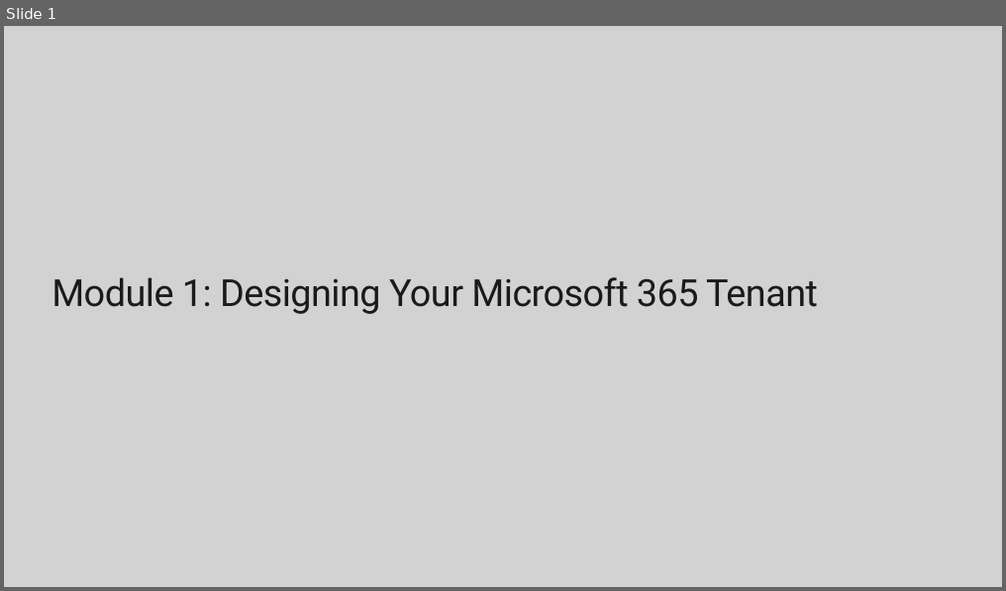
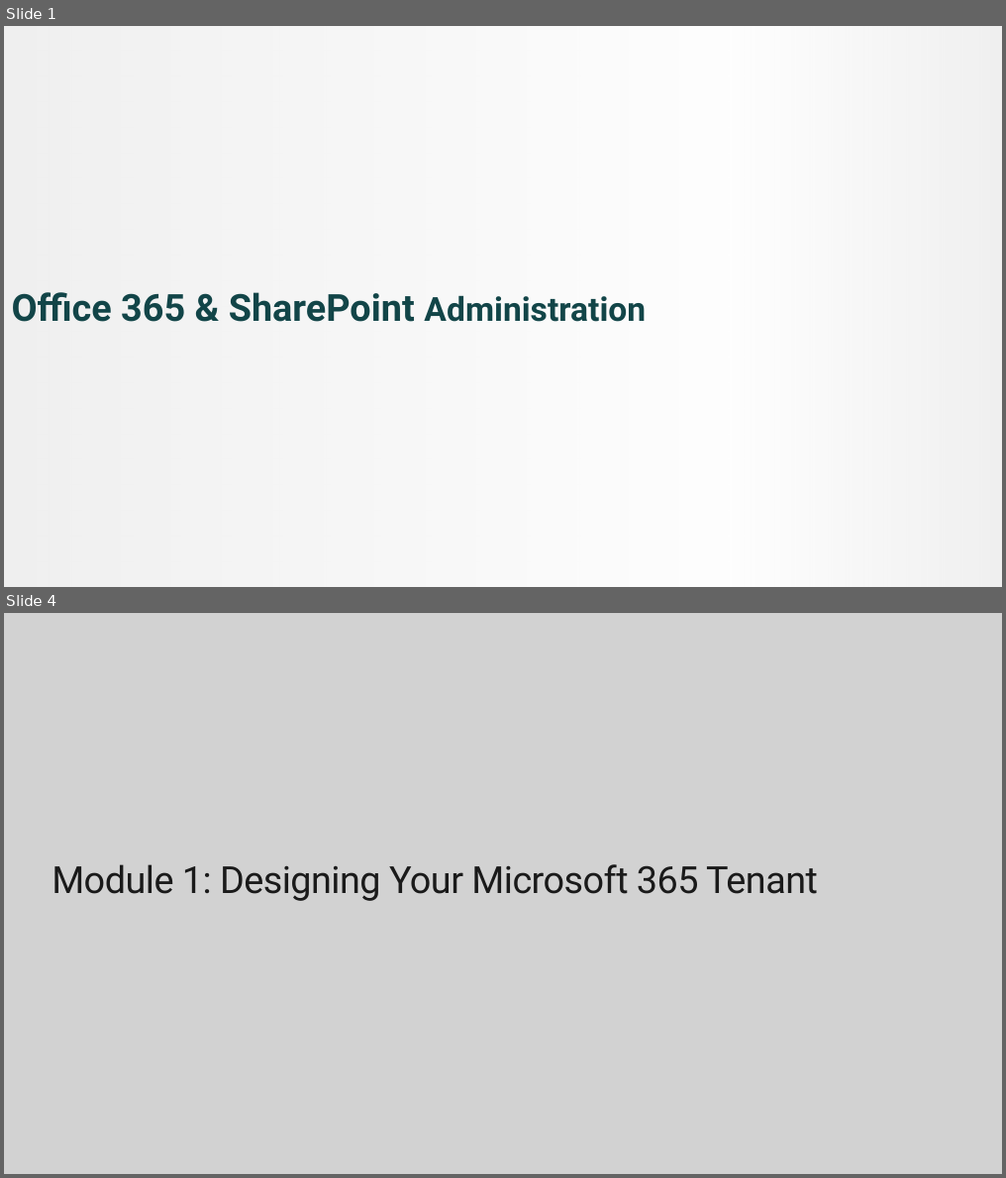
Before and after one commit to JPOWER4/Microsoft-365-Admin, a slide deck: MS-100T00A-ENU-PowerPoint_01.pptx. Shown one above the other, each under a label of ours: slide 1 before the commit, slides 1 and 4 after it; the slides between them are not shown. The pictures are 1006x591 and 1006x1178 pixels, drawn with LibreOffice and Linux fonts; fonts in the diff are those of the drawing; background and template pictures are left out. Boxes give left, top, right and bottom in pixels: in the first picture for what was removed or moved away, otherwise in the second. Text is boxed around its words. In the diff, an @@ line names an element or a change of style, - is before the commit and + after.

```diff
--- a/MS-100T00A-ENU-PowerPoint_01.pptx
+++ b/MS-100T00A-ENU-PowerPoint_01.pptx
@@ slide 1 added at (x1=4, y1=26, x2=1002, y2=587), background picture (left out) @@
@@ rectangle added at (x1=4, y1=26, x2=764, y2=587), fill gradient #D2D2D2 @@
@@ rectangle added at (x1=4, y1=26, x2=1002, y2=587), fill #FFFFFF at 66% opacity, 36 pt, text #124548, bold @@
+Office 365 & SharePoint Administration
@@ rectangle added at (x1=222, y1=26, x2=1002, y2=587), fill gradient #D2D2D2 @@
@@ what was slide 1 is now slide 4 @@
```
Also in this commit, not shown: 2 other slides added.
